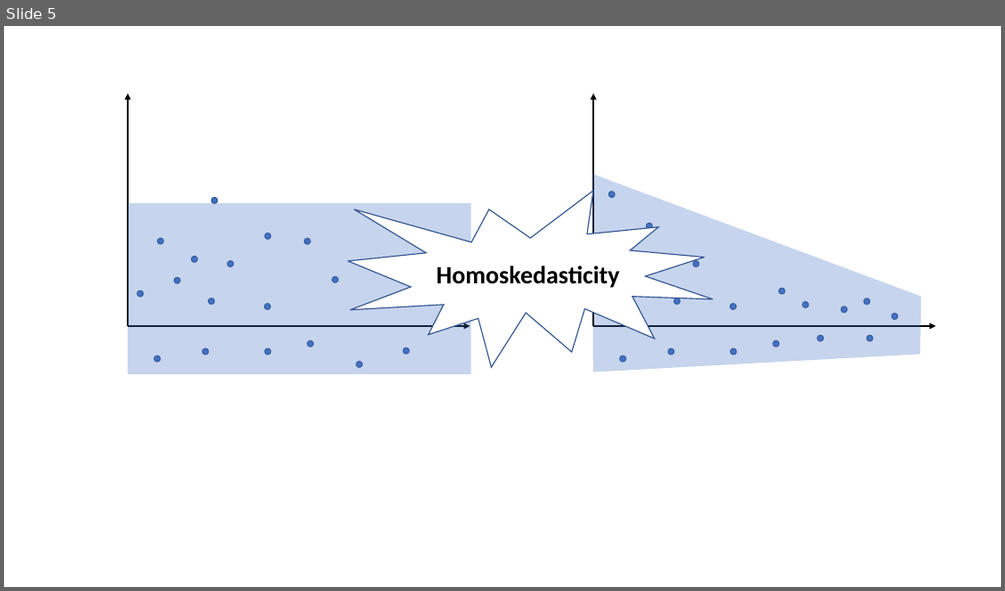
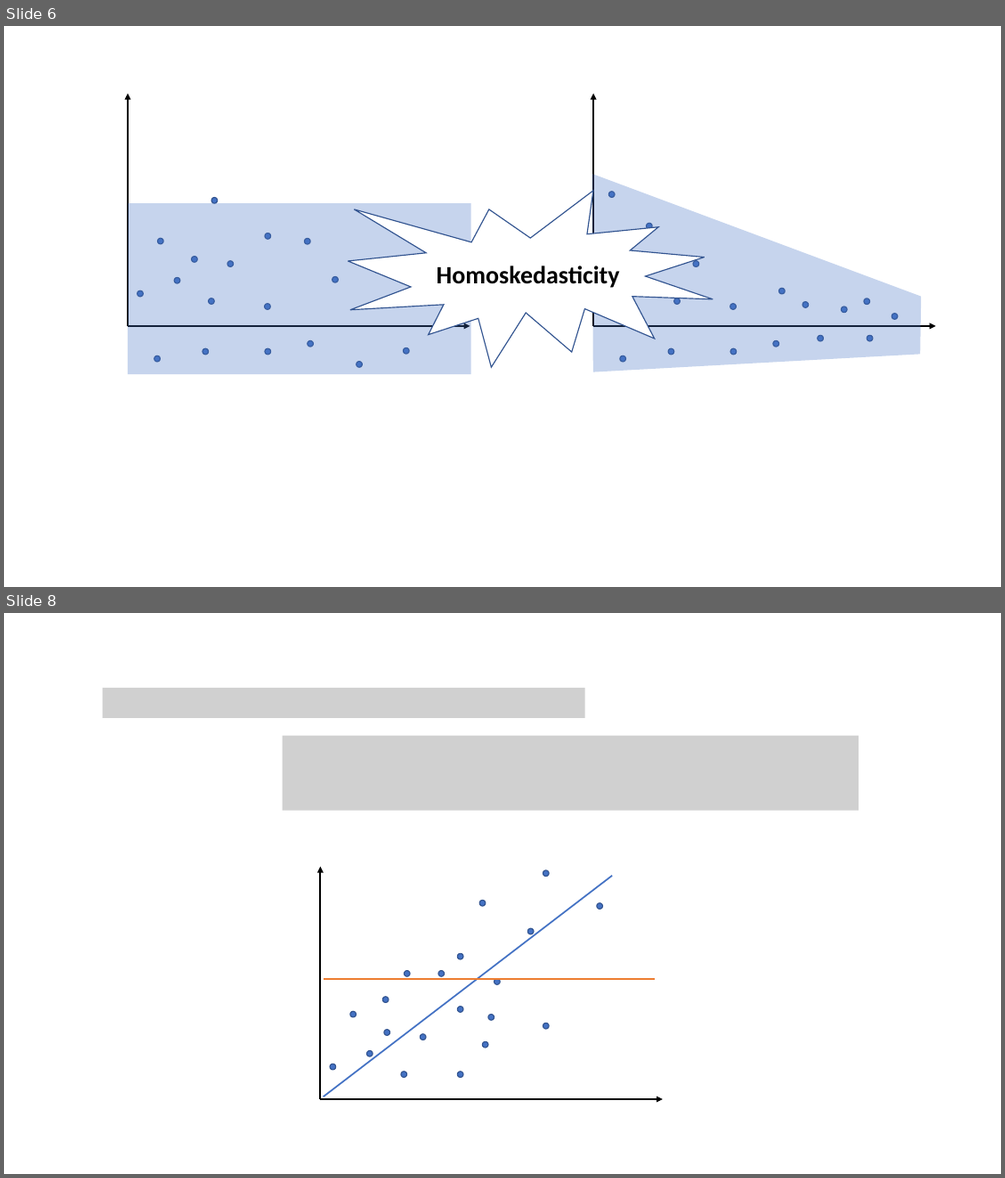
Before and after one commit to Asieh-Daneshi/MachineLearningMaterial, a slide deck: S4_Session4.pptx. Shown one above the other, each under a label of ours: slide 5 before the commit, slides 6 and 8 after it; the slides between them are not shown. The pictures are 1005x591 and 1005x1178 pixels, drawn with LibreOffice and Linux fonts; fonts in the diff are those of the drawing; grey boxes stand for pictures. Boxes give left, top, right and bottom in pixels: in the first picture for what was removed or moved away, otherwise in the second. Text is boxed around its words. In the diff, an @@ line names an element or a change of style, - is before the commit and + after.

```diff
--- a/S4_Session4.pptx
+++ b/S4_Session4.pptx
@@ slide 8 added at <box>4,613,1001,1174</box>, background #FFFFFF @@
@@ picture added at <box>103,688,585,718</box> @@
@@ picture added at <box>283,736,858,811</box> @@
@@ arrow added from (320, 1099) to (320, 867), #000000 1.5 pt @@
@@ line added from (324, 1097) to (612, 876), #4472C4 1.5 pt @@
@@ ellipse added at <box>543,870,550,876</box>, fill #4472C4, outline #325491 1 pt @@
@@ ellipse added at <box>479,900,485,906</box>, fill #4472C4, outline #325491 1 pt @@
@@ ellipse added at <box>597,903,603,909</box>, fill #4472C4, outline #325491 1 pt @@
@@ ellipse added at <box>527,929,534,934</box>, fill #4472C4, outline #325491 1 pt @@
@@ ellipse added at <box>457,953,463,959</box>, fill #4472C4, outline #325491 1 pt @@
@@ line added from (324, 979) to (655, 979), #ED7D31 1.5 pt @@
@@ ellipse added at <box>404,971,410,976</box>, fill #4472C4, outline #325491 1 pt @@
@@ ellipse added at <box>438,971,445,976</box>, fill #4472C4, outline #325491 1 pt @@
@@ ellipse added at <box>494,979,500,985</box>, fill #4472C4, outline #325491 1 pt @@
@@ ellipse added at <box>350,1012,356,1018</box>, fill #4472C4, outline #325491 1 pt @@
@@ ellipse added at <box>382,997,388,1003</box>, fill #4472C4, outline #325491 1 pt @@
@@ ellipse added at <box>457,1006,463,1013</box>, fill #4472C4, outline #325491 1 pt @@
@@ ellipse added at <box>384,1030,390,1036</box>, fill #4472C4, outline #325491 1 pt @@
@@ ellipse added at <box>420,1034,426,1040</box>, fill #4472C4, outline #325491 1 pt @@
@@ ellipse added at <box>488,1013,494,1020</box>, fill #4472C4, outline #325491 1 pt @@
@@ ellipse added at <box>543,1022,550,1029</box>, fill #4472C4, outline #325491 1 pt @@
@@ ellipse added at <box>330,1064,336,1070</box>, fill #4472C4, outline #325491 1 pt @@
@@ ellipse added at <box>367,1051,372,1056</box>, fill #4472C4, outline #325491 1 pt @@
@@ ellipse added at <box>483,1041,488,1047</box>, fill #4472C4, outline #325491 1 pt @@
@@ ellipse added at <box>401,1071,407,1078</box>, fill #4472C4, outline #325491 1 pt @@
@@ ellipse added at <box>457,1071,463,1078</box>, fill #4472C4, outline #325491 1 pt @@
@@ arrow added from (320, 1099) to (663, 1099), #000000 1.5 pt @@
@@ what was slide 5 is now slide 6 @@
```
Also in this commit, not shown: 1 slide changed, 1 other slide added.
